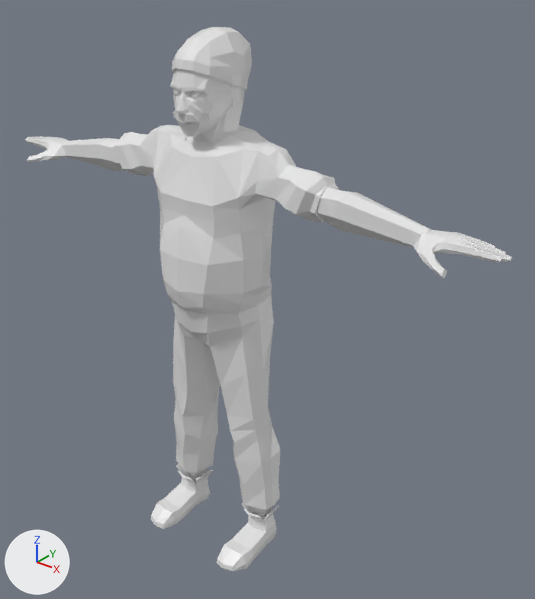
The Blender file modele do blendera/Postacie/modele do animacji/NPC_Endrju/NPC_Endrju.blend as it was, and as the next commit left it.
The view is the same before and after, from a camera (50 mm lens) standing at (9.28, -10.02, 4.74) and looking at (0.77, 0.62, -1.85). Arrows for +X, +Y and +Z are at lower left; the lights stay in place. The first picture is the older version.
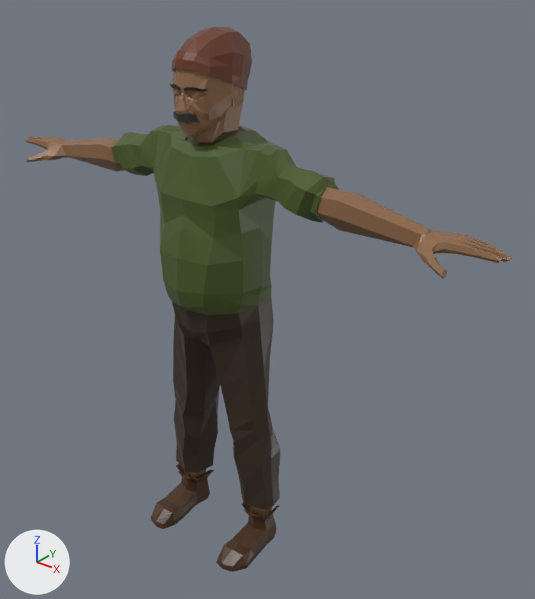
The newer file is also rescaled (x0.155), turned or shifted as a whole; pictures and numbers use the older file's frame.

Pixel boxes [x1, y1, x2, y2] of what changed, in the pictures (535 x 599 px):
'Cube', surface changed (darker)
    both: [25, 27, 512, 572]
part 1 of me_cube, added
    after: [25, 27, 220, 529]
part 2 of me_cube, surface changed (darker)
    before: [25, 27, 512, 572]
    after: [177, 27, 512, 572]

Diff of the bpy script that builds the scene:
```diff
--- a/modele do blendera/Postacie/modele do animacji/NPC_Endrju/NPC_Endrju.blend.py
+++ b/modele do blendera/Postacie/modele do animacji/NPC_Endrju/NPC_Endrju.blend.py
@@ img_main_txtr_png @@
+img_main_txtr_png = load_image('main_txtr.png', '../łysy/main_txtr.png', 206, 1, 'sRGB')
@@ mat_material @@
 mat_material = principled_material('Material')
-mat_material.base_color = (0.8, 0.8, 0.8)  # white #e7e7e7
+mat_material.texture = img_main_txtr_png
 mat_material.roughness = 0.4
@@ me_cube @@
 # used by ob_cube; location = (0.0, 0.0, 0.0)
-me_cube.from_pydata(...)  # 689 vertices, 686 faces, 1 loose edge; spans x 0.0..5.83, y -1.29..0.97, z -7.6..3.38
+me_cube.from_pydata(...)  # 1322 vertices, 1372 faces, 1 loose edge; spans x -5.83..5.83, y -1.29..0.97, z -7.6..3.38
+# me_cube part 1: 633 vertices added at x -5.83..-0.02, y -1.29..0.93, z -7.6..3.31
+# me_cube part 2: 685 kept faces spanning x 0.0..5.83, y -1.29..0.97, z -7.6..3.38 get new texture (UV) coordinates
 me_cube.materials.append(mat_material)
@@ ob_cube @@
 ob_cube.location = (0.0, 0.0, 0.0)
-_m = ob_cube.modifiers.new('Mirror', 'MIRROR')
-_m.use_clip = True
```
